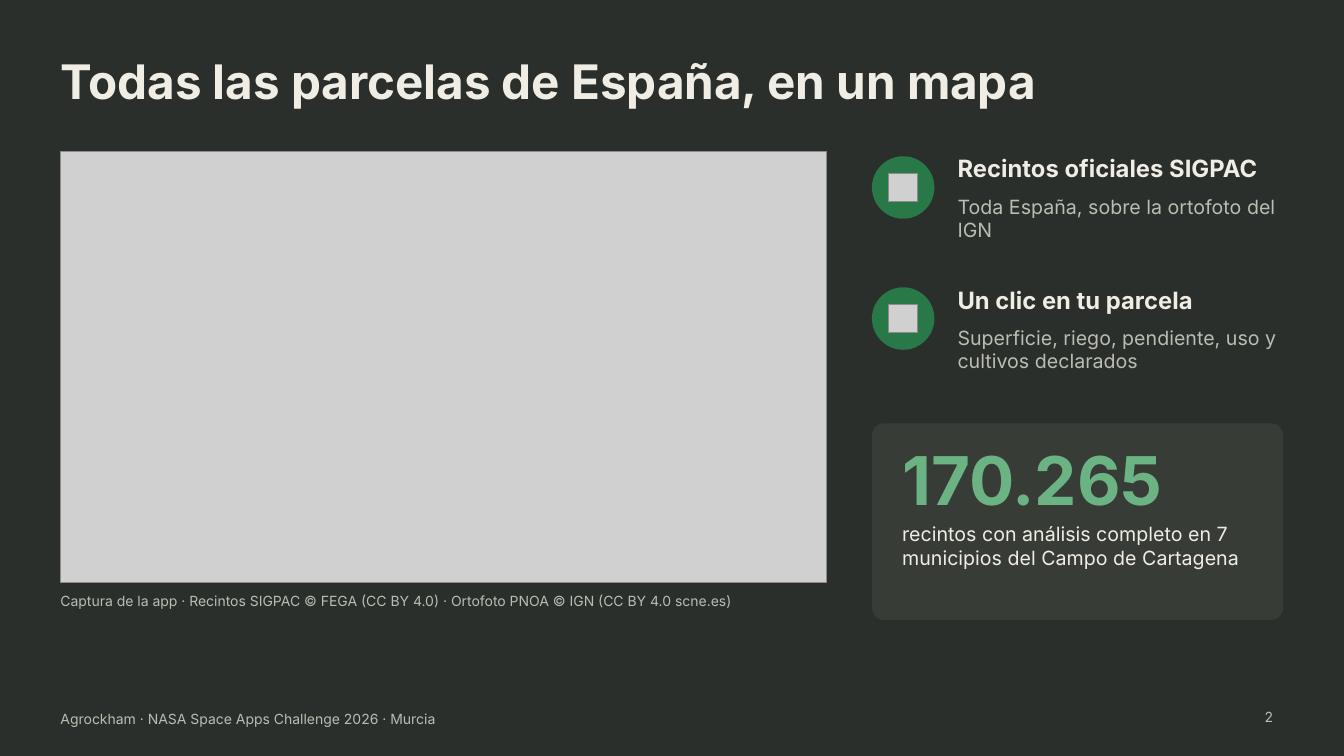
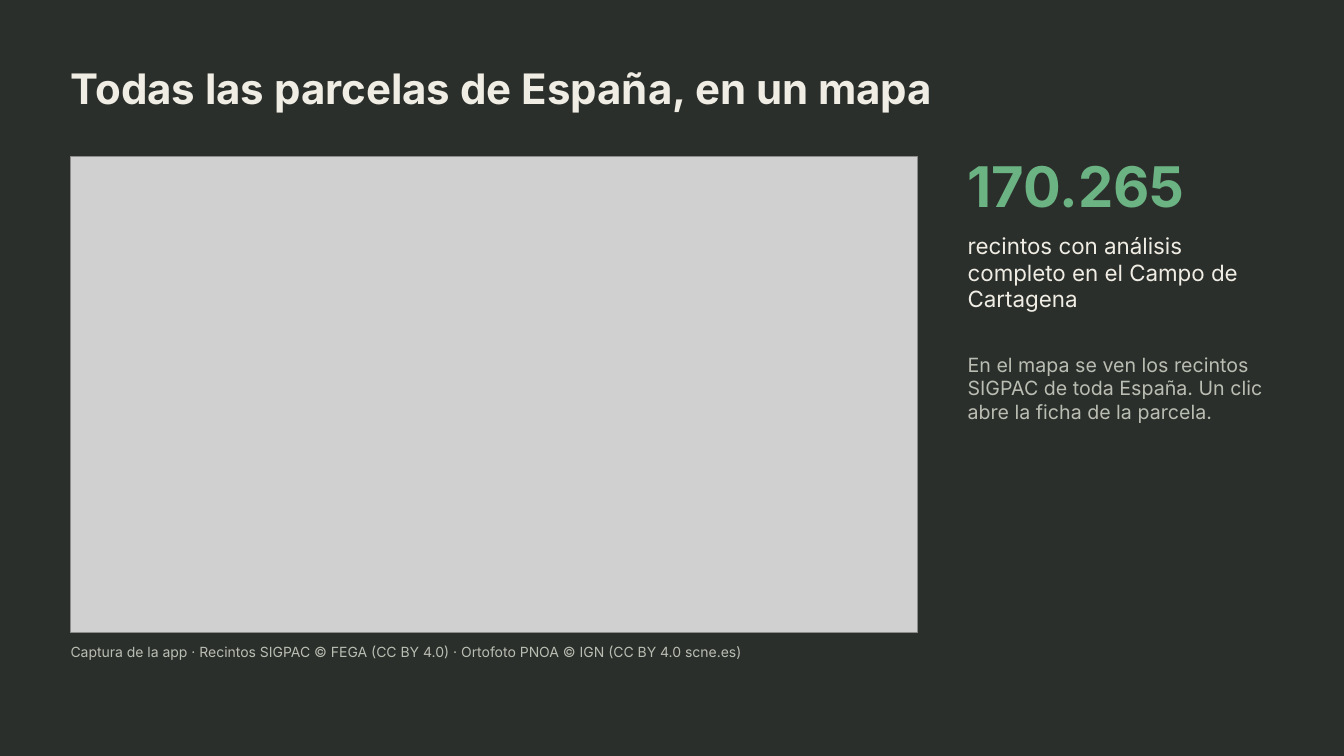
Before and after one commit to Enrikkk/NasaSpaceApps, a slide deck: slide 2 of submission/presentacion/agrockham-presentacion.pptx. Drawn at 1344x756 pixels with LibreOffice and Linux fonts; fonts in the diff are those of the drawing; grey boxes stand for pictures. Boxes give left, top, right and bottom in pixels: in the first picture for what was removed or moved away, otherwise in the second. Text is boxed around its words. In the diff, an @@ line names an element or a change of style, - is before the commit and + after.

Commit message:
submission: simpler presentation design (brand colours only, no icons/cards; real Eurostat price chart)

```diff
--- a/submission/presentacion/agrockham-presentacion.pptx
+++ b/submission/presentacion/agrockham-presentacion.pptx
@@ title "Todas las parcelas de España, ...": place and size @@
-title "Todas las parcelas de España, ..." at <box>60,63,1036,109</box>
+title "Todas las parcelas de España, ..." at <box>71,72,932,113</box>
@@ title "Todas las parcelas de España, ..." at <box>71,72,932,113</box>: size 34 to 30 pt @@
@@ picture: place and size @@
-picture at <box>60,151,827,583</box>
+picture at <box>71,156,918,632</box>
@@ ellipse removed at <box>872,156,935,219</box> @@
@@ picture removed at <box>889,173,919,203</box> @@
@@ text "170.265": place and size @@
-text "170.265" at <box>902,455,1162,506</box>
+text "170.265" at <box>968,166,1185,208</box>
@@ text "170.265" at <box>968,166,1185,208</box>: size 48 to 40 pt @@
@@ text removed at <box>958,199,1275,237</box> @@
-Toda España, sobre la ortofoto del IGN
@@ text at <box>968,237,1238,312</box>: text changed; size 14 to 16 pt @@
-recintos con análisis completo en 7 municipios del Campo de Cartagena
+recintos con análisis completo en el Campo de Cartagena
@@ ellipse removed at <box>872,287,935,350</box> @@
@@ text removed at <box>958,291,1193,314</box> @@
-Un clic en tu parcela
@@ picture removed at <box>889,304,919,334</box> @@
@@ text removed at <box>958,330,1276,368</box> @@
-Superficie, riego, pendiente, uso y cultivos declarados
@@ text at <box>968,357,1262,423</box>: text changed; size 17 to 14 pt; text colour #F0EDE4 to #B9BDB2; bold off @@
-Recintos oficiales SIGPAC
+En el mapa se ven los recintos SIGPAC de toda España. Un clic abre la ficha de la parcela.
@@ rounded rectangle removed at <box>872,423,1284,620</box> @@
@@ text "Captura de la app · ...": place and size @@
-text "Captura de la app · ..." at <box>60,594,731,609</box>
+text "Captura de la app · ..." at <box>71,645,741,660</box>
@@ text removed at <box>60,713,435,727</box> @@
-Agrockham · NASA Space Apps Challenge 2026 · Murcia
@@ page number removed at <box>1265,712,1274,722</box> @@
-2
```
Also in this commit, not shown: 5 other slides changed, 2 other files.
